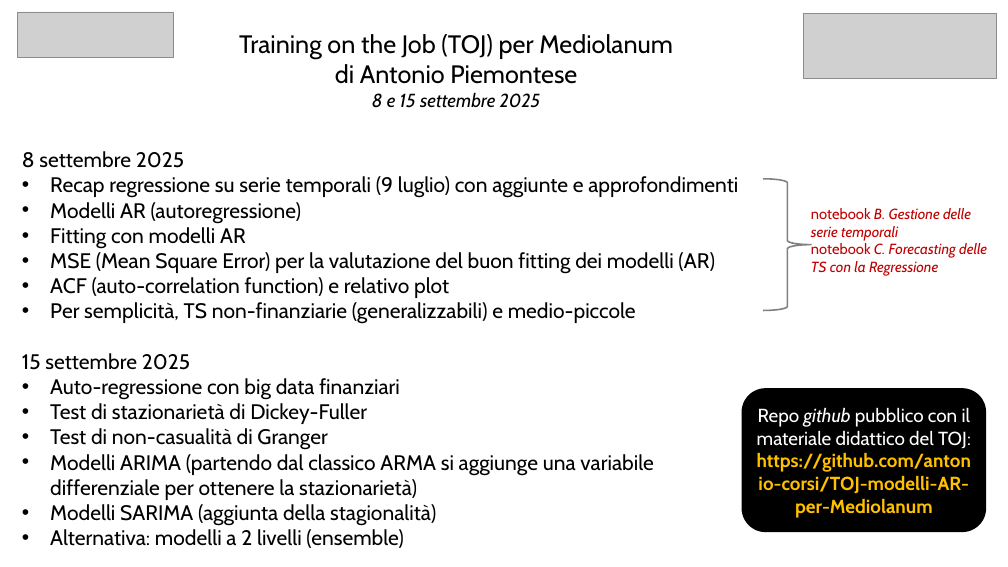
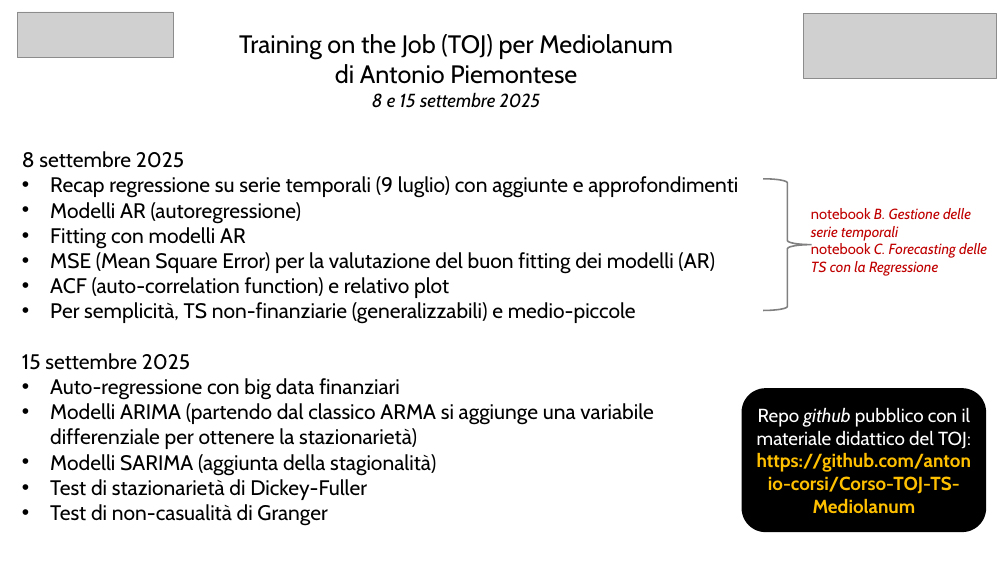
Before and after one commit to antonio-corsi/Corso-TOJ-TS-Mediolanum, a slide deck: slide 1 of Indice_per_Mediolanum.pptx. Drawn at 1008x567 pixels with LibreOffice and Linux fonts; fonts in the diff are those of the drawing; grey boxes stand for pictures. Boxes give left, top, right and bottom in pixels: in the first picture for what was removed or moved away, otherwise in the second. Text is boxed around its words. In the diff, an @@ line names an element or a change of style, - is before the commit and + after.

```diff
--- a/Indice_per_Mediolanum.pptx
+++ b/Indice_per_Mediolanum.pptx
@@ text at [50,403,653,476]: paragraphs added @@
+• Modelli ARIMA (partendo dal classico ARMA si aggiunge una variabile differenziale per ottenere la stazionarietà)
+• Modelli SARIMA (aggiunta della stagionalità)
@@ text in rounded rectangle at [757,407,971,514]: text changed @@
-Repo github pubblico con il materiale didattico del TOJ: https://github.com/antonio-corsi/TOJ-modelli-AR-per-Mediolanum
+Repo github pubblico con il materiale didattico del TOJ: https://github.com/antonio-corsi/Corso-TOJ-TS-Mediolanum
@@ text at [50,454,653,548]: paragraphs removed @@
-• Modelli ARIMA (partendo dal classico ARMA si aggiunge una variabile differenziale per ottenere la stazionarietà)
-• Modelli SARIMA (aggiunta della stagionalità)
-• Alternativa: modelli a 2 livelli (ensemble)
```
Also in this commit, not shown: 1 other file.
